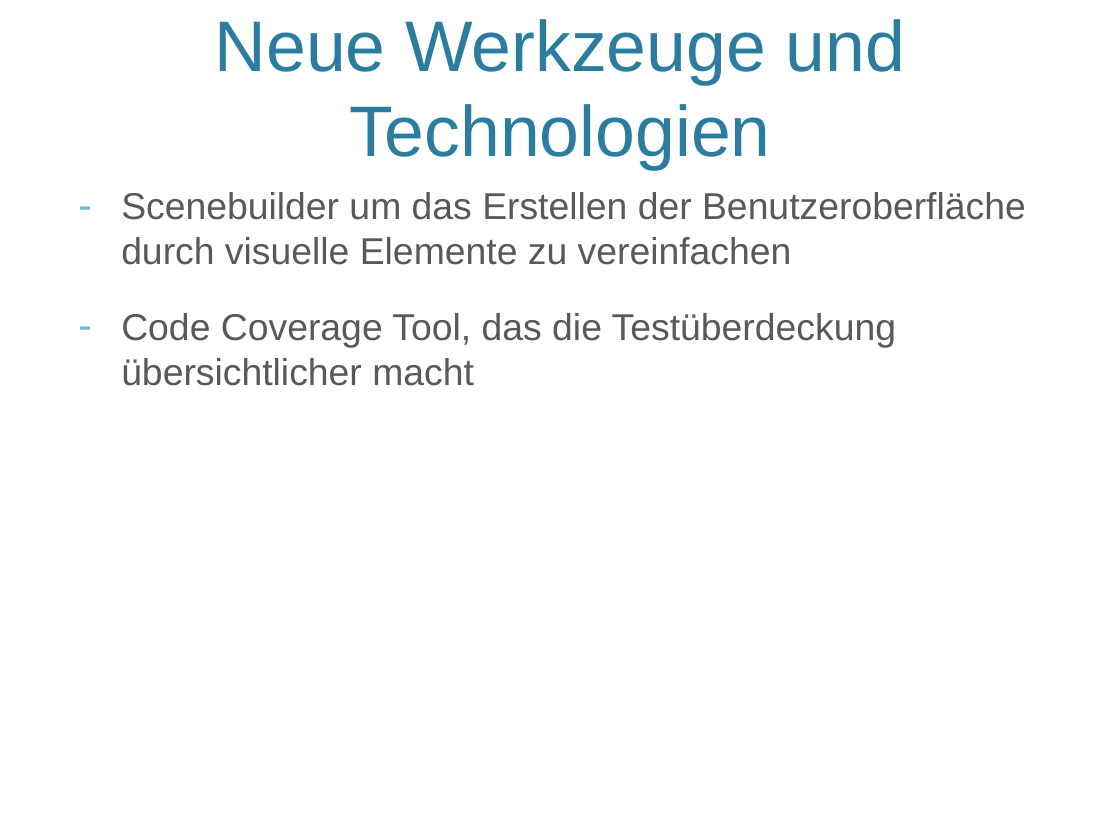
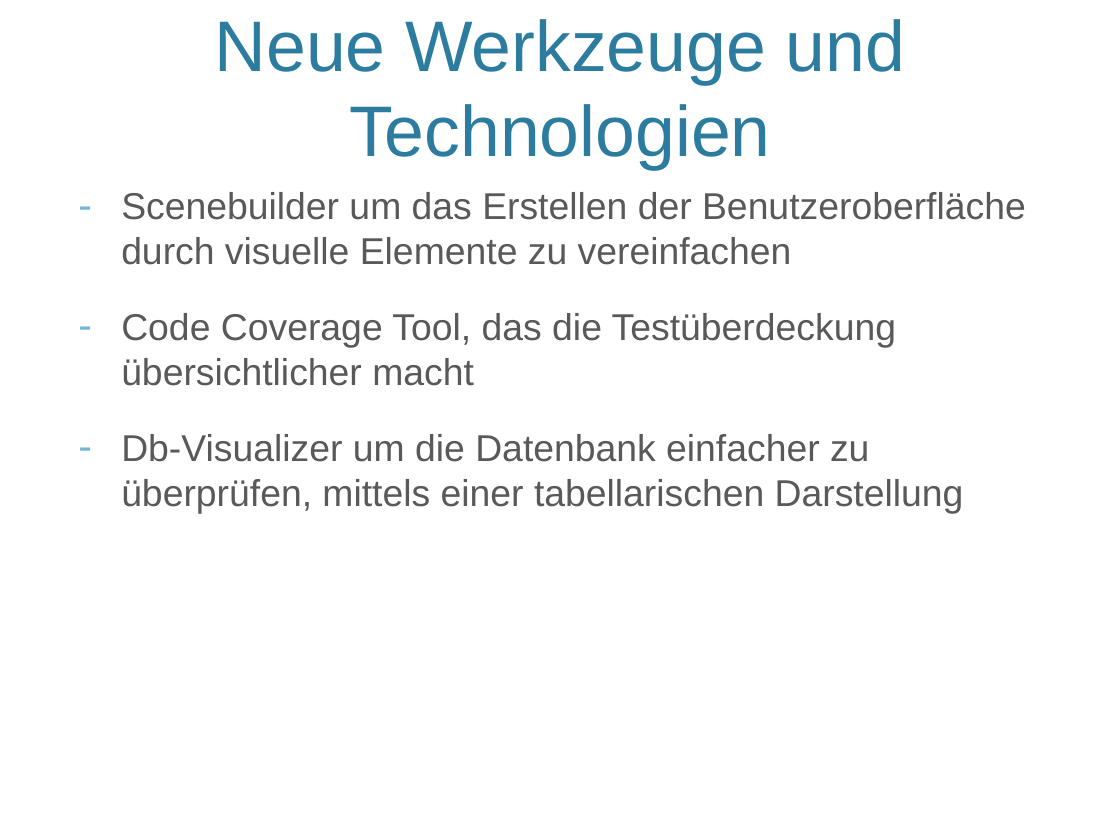
Before and after one commit to SWT-Projektgruppe-2015/Rollenspielmanager, a slide deck: slide 7 of Dokumente/SWT-Vortrag/SWTStudentenVortrag.pptx. Drawn at 1120x840 pixels with LibreOffice and Linux fonts; fonts in the diff are those of the drawing; background and template pictures are left out. Boxes give left, top, right and bottom in pixels: in the first picture for what was removed or moved away, otherwise in the second. Text is boxed around its words. In the diff, an @@ line names an element or a change of style, - is before the commit and + after.

```diff
--- a/Dokumente/SWT-Vortrag/SWTStudentenVortrag.pptx
+++ b/Dokumente/SWT-Vortrag/SWTStudentenVortrag.pptx
@@ text at bbox=[121, 434, 964, 513]: paragraph added @@
+– Db-Visualizer um die Datenbank einfacher zu überprüfen, mittels einer tabellarischen Darstellung
```
Also in this commit, not shown: 1 other slide changed.
